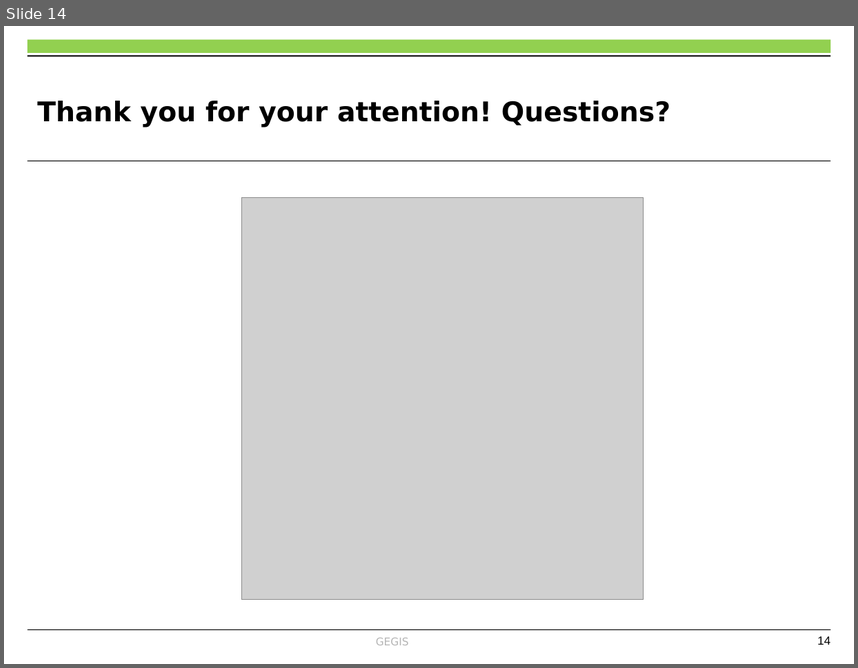
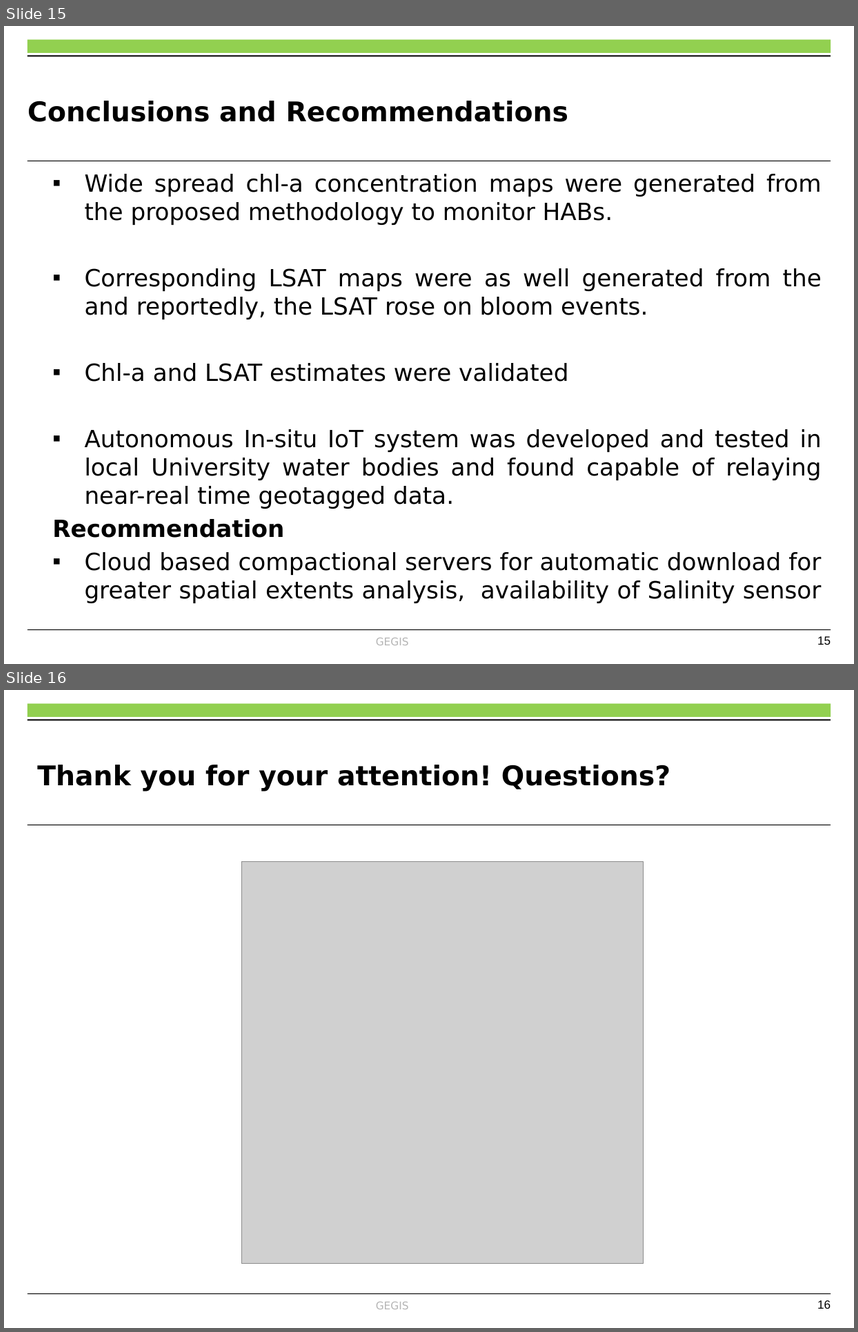
Before and after one commit to OkomoJacob/FinalYearProject, a slide deck: Dr. E Nduati, Superviser/Submissions/ENC222-0149_2017_OKOMO_JACOB_1234_Progress_2.pptx. Shown one above the other, each under a label of ours: slide 14 before the commit, slides 15 and 16 after it. The pictures are 858x668 and 858x1332 pixels, drawn with LibreOffice and Linux fonts; fonts in the diff are those of the drawing; grey boxes stand for pictures; background and template pictures are left out. Boxes give left, top, right and bottom in pixels: in the first picture for what was removed or moved away, otherwise in the second. Text is boxed around its words. In the diff, an @@ line names an element or a change of style, - is before the commit and + after.

Commit message:
Final submissions :green_heart:, went well

```diff
--- a/Dr. E Nduati, Superviser/Submissions/ENC222-0149_2017_OKOMO_JACOB_1234_Progress_2.pptx
+++ b/Dr. E Nduati, Superviser/Submissions/ENC222-0149_2017_OKOMO_JACOB_1234_Progress_2.pptx
@@ slide 15 added at [4, 26, 854, 664], background #FFFFFF; not listed: 6 template elements that a slide beside it also shows @@
@@ title added at [27, 101, 569, 122], 23 pt, text #000000, bold @@
+Conclusions and Recommendations
@@ text added at [52, 174, 822, 603], 20 pt, text #000000 @@
+▪ Wide spread chl-a concentration maps were generated from the proposed methodology to monitor HABs.
+▪ Corresponding LSAT maps were as well generated from the and reportedly, the LSAT rose on bloom events.
+▪ Chl-a and LSAT estimates were validated
+▪ Autonomous In-situ IoT system was developed and tested in local University water bodies and found capable of relaying near-real time geotagged data.
+Recommendation
+▪ Cloud based compactional servers for automatic download for greater spatial extents analysis, availability of Salinity sensor
@@ what was slide 14 is now slide 16 @@
@@ page number at [818, 1300, 831, 1308]: text changed @@
-14
+16
```
Also in this commit, not shown: 12 slides changed, 1 other slide added, 5 other files.
